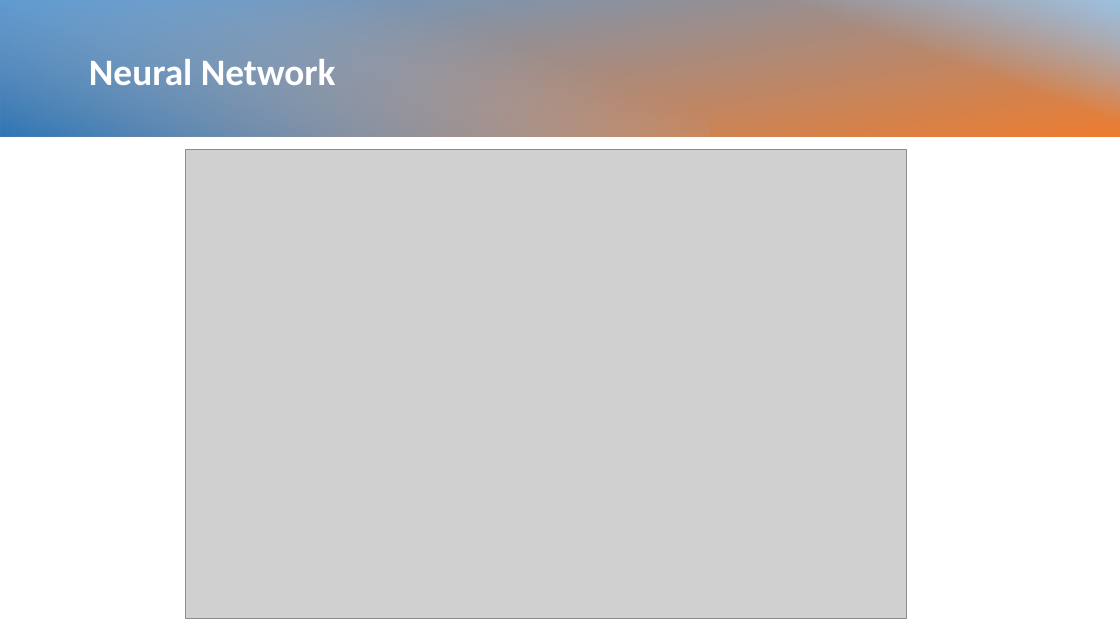
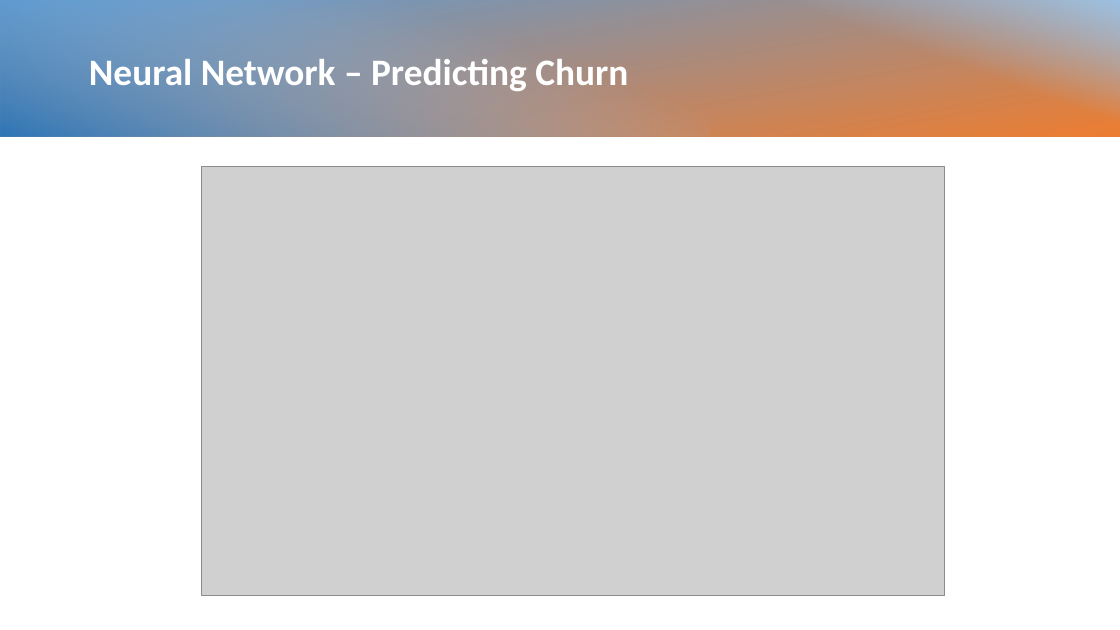
Before and after one commit to mglasser123/Project4, a slide deck: slide 13 of Resources/Customer Churn.pptx (slide 11 before the commit). Drawn at 1120x630 pixels with LibreOffice and Linux fonts; fonts in the diff are those of the drawing; grey boxes stand for pictures. Boxes give left, top, right and bottom in pixels: in the first picture for what was removed or moved away, otherwise in the second. Text is boxed around its words. In the diff, an @@ line names an element or a change of style, - is before the commit and + after.

Commit message:
Update PPT

```diff
--- a/Resources/Customer Churn.pptx
+++ b/Resources/Customer Churn.pptx
@@ text at <box>89,59,628,91</box>: text changed @@
-Neural Network
+Neural Network – Predicting Churn
@@ picture: place and size @@
-picture at <box>186,150,907,618</box>
+picture at <box>202,166,945,596</box>
```
Also in this commit, not shown: 1 other slide changed, 2 slides added, 1 slide removed.
